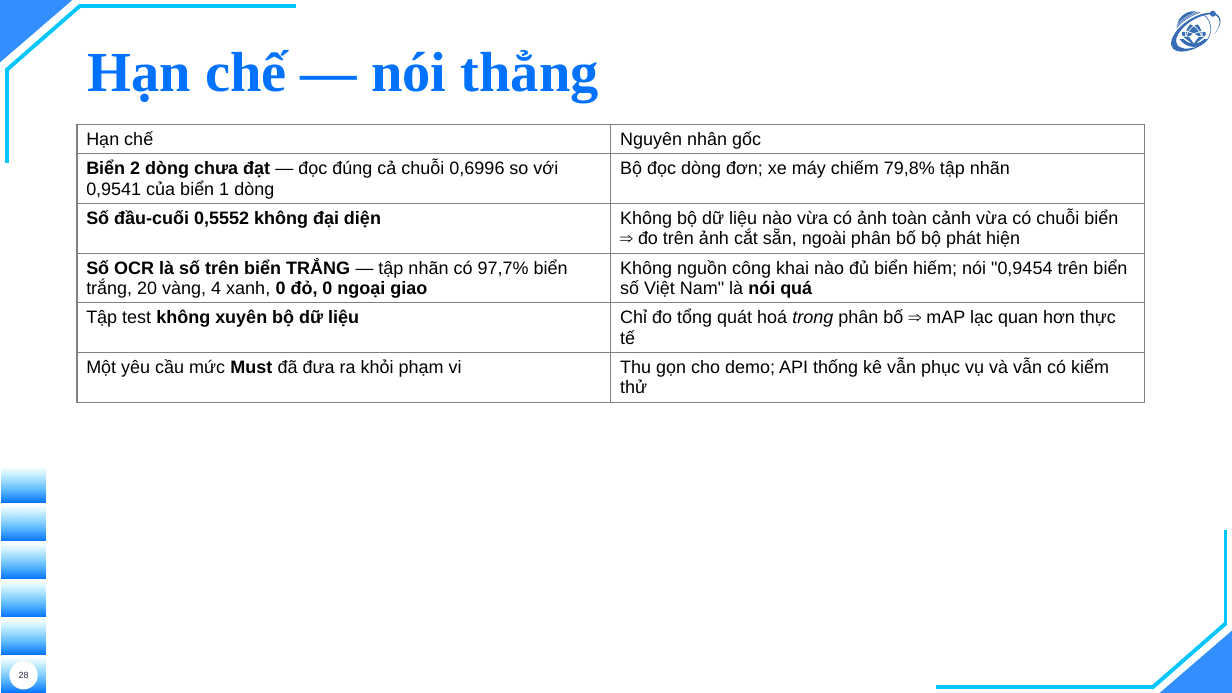
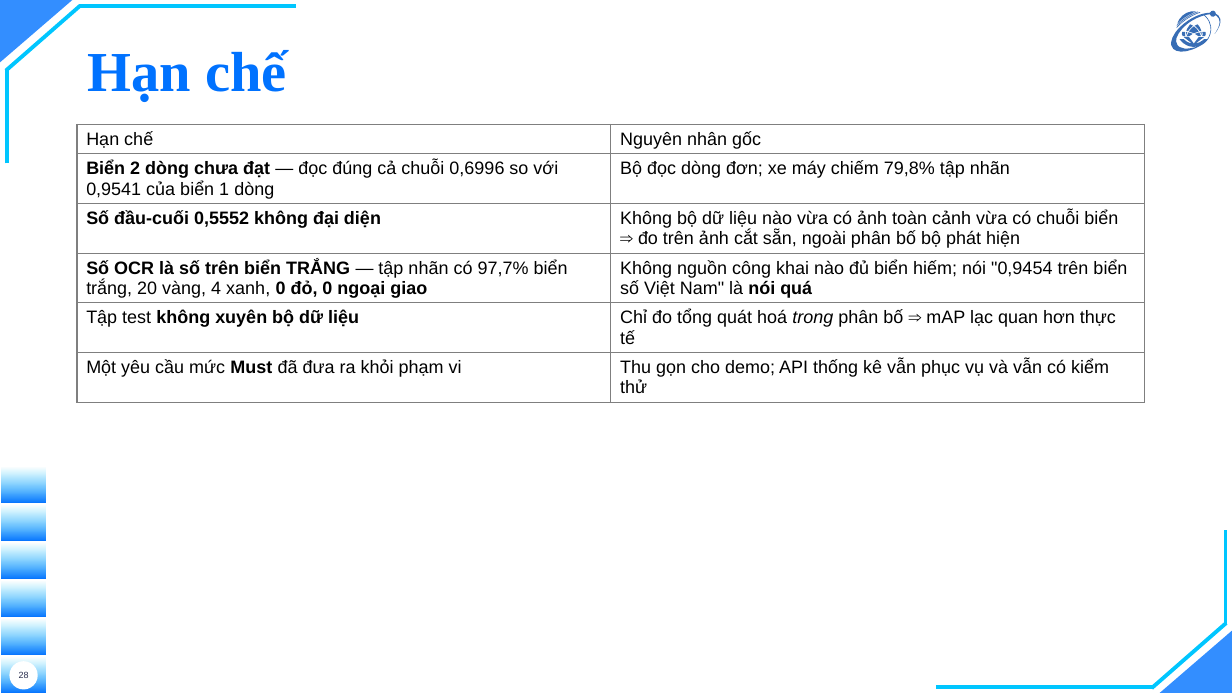
Before and after one commit to hieunguyen2604/alpr-do-an-mon-hoc, a slide deck: slide 28 of docs/slides/slides.pptx. Drawn at 1232x693 pixels with LibreOffice and Linux fonts; fonts in the diff are those of the drawing; background and template pictures are left out. Boxes give left, top, right and bottom in pixels: in the first picture for what was removed or moved away, otherwise in the second. Text is boxed around its words. In the diff, an @@ line names an element or a change of style, - is before the commit and + after.

```diff
--- a/docs/slides/slides.pptx
+++ b/docs/slides/slides.pptx
@@ title at (87, 50, 286, 102): text changed @@
-Hạn chế — nói thẳng
+Hạn chế
```
Also in this commit, not shown: 6 other slides changed, 22 other files.
